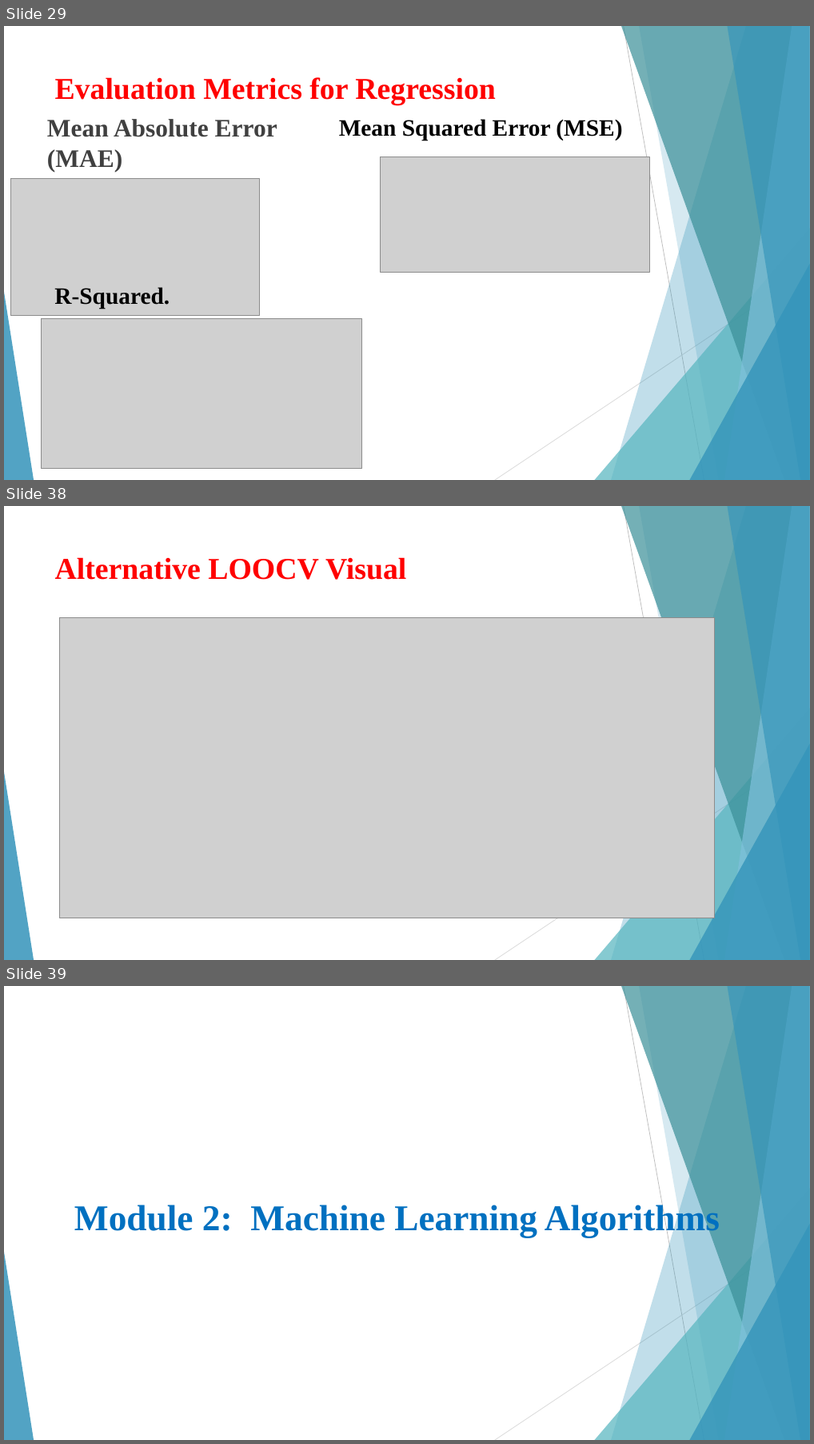
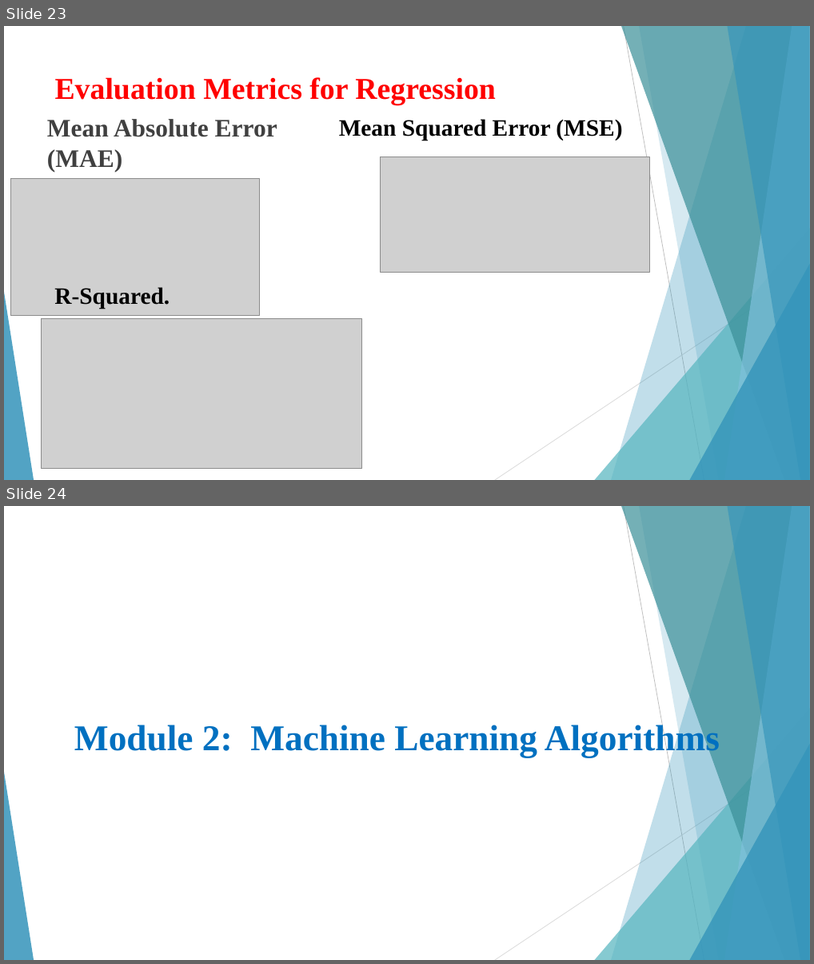
Before and after one commit to Lumumba1992/MEDIACREST, a slide deck: week4/Machine Learning Training Slides.pptm. Shown one above the other, each under a label of ours: slides 29, 38 and 39 before the commit, slides 23 and 24 after it; the slides between them are not shown. The pictures are 814x1444 and 814x964 pixels, drawn with LibreOffice and Linux fonts; fonts in the diff are those of the drawing; grey boxes stand for pictures. Boxes give left, top, right and bottom in pixels: in the first picture for what was removed or moved away, otherwise in the second. Text is boxed around its words. In the diff, an @@ line names an element or a change of style, - is before the commit and + after.

```diff
--- a/week4/Machine Learning Training Slides.pptm
+++ b/week4/Machine Learning Training Slides.pptm
@@ slide 38 removed at [4, 506, 810, 960], background #FFFFFF; not listed: 10 template elements that a slide beside it also shows @@
@@ title removed at [55, 557, 406, 580] @@
-Alternative LOOCV Visual
@@ picture removed at [60, 618, 715, 917] @@
@@ what was slide 29 is now slide 23 @@
@@ what was slide 39 is now slide 24 @@
```
Also in this commit, not shown: 2 slides changed, 58 other slides removed, 1 other file.
